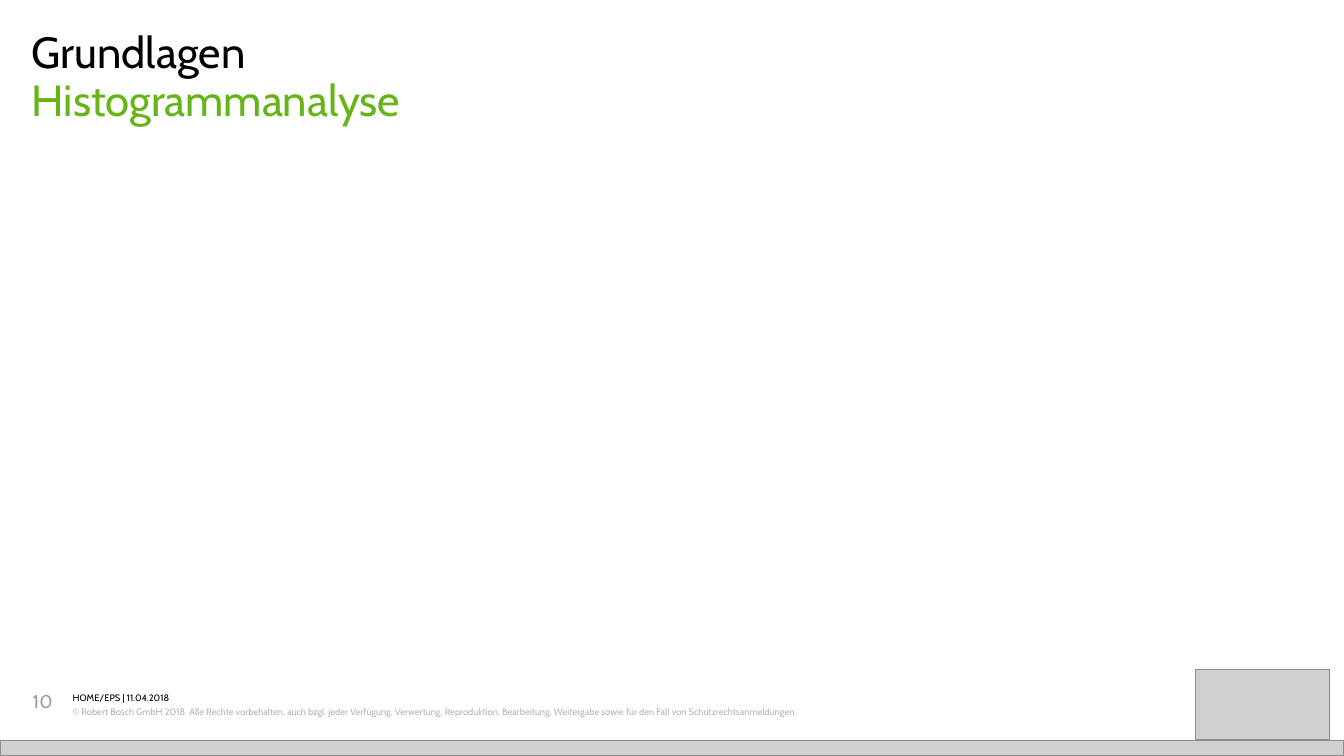
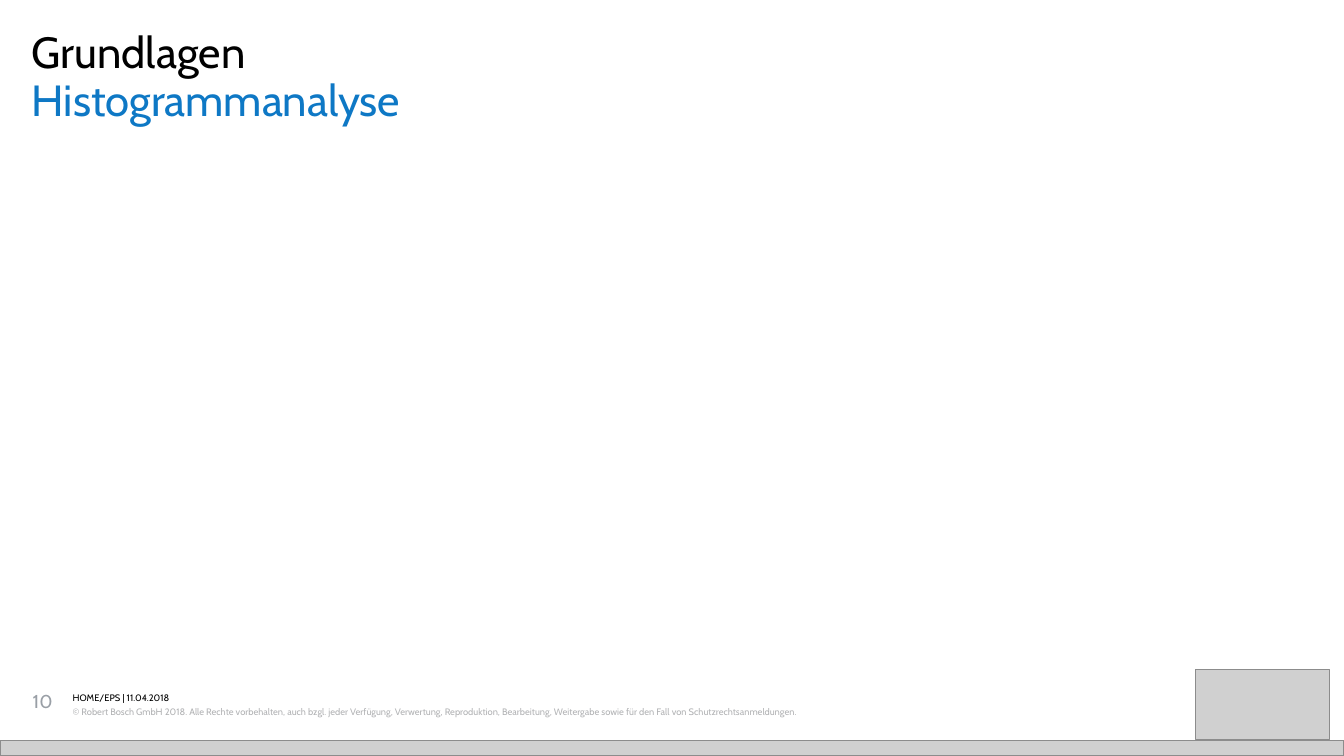
Before and after one commit to iwnfubb/MA_Doc, a slide deck: slide 11 of Präsi/Präsi.pptx (slide 10 before the commit). Drawn at 1344x756 pixels with LibreOffice and Linux fonts; fonts in the diff are those of the drawing; grey boxes stand for pictures. Boxes give left, top, right and bottom in pixels: in the first picture for what was removed or moved away, otherwise in the second. Text is boxed around its words. In the diff, an @@ line names an element or a change of style, - is before the commit and + after.

```diff
--- a/Präsi/Präsi.pptx
+++ b/Präsi/Präsi.pptx
@@ title "Histogrammanalyse" at (32, 83, 400, 127): text colour #67B419 to #0E78C5 @@
```
Also in this commit, not shown: 1 other slide changed, 1 slide added.
